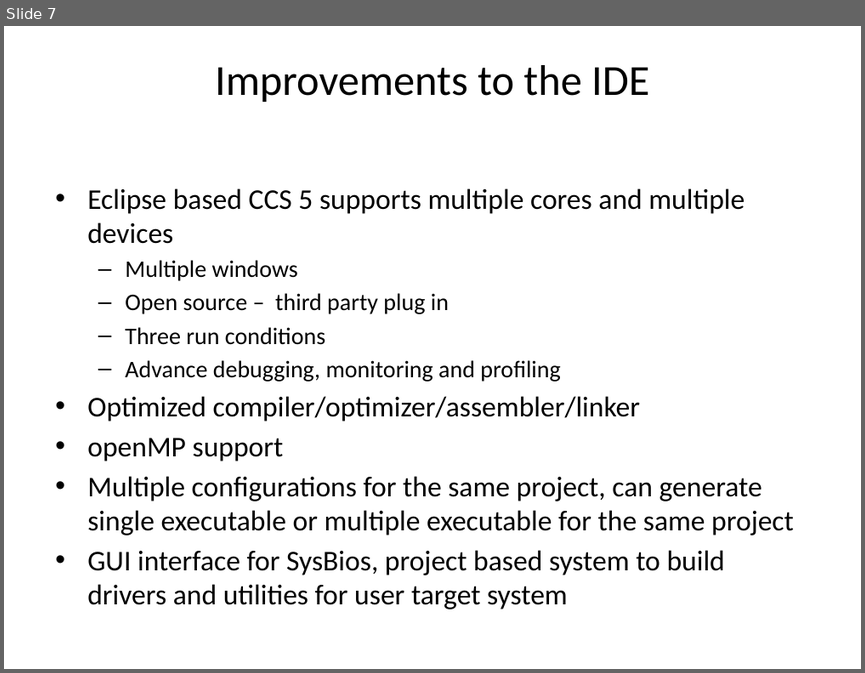
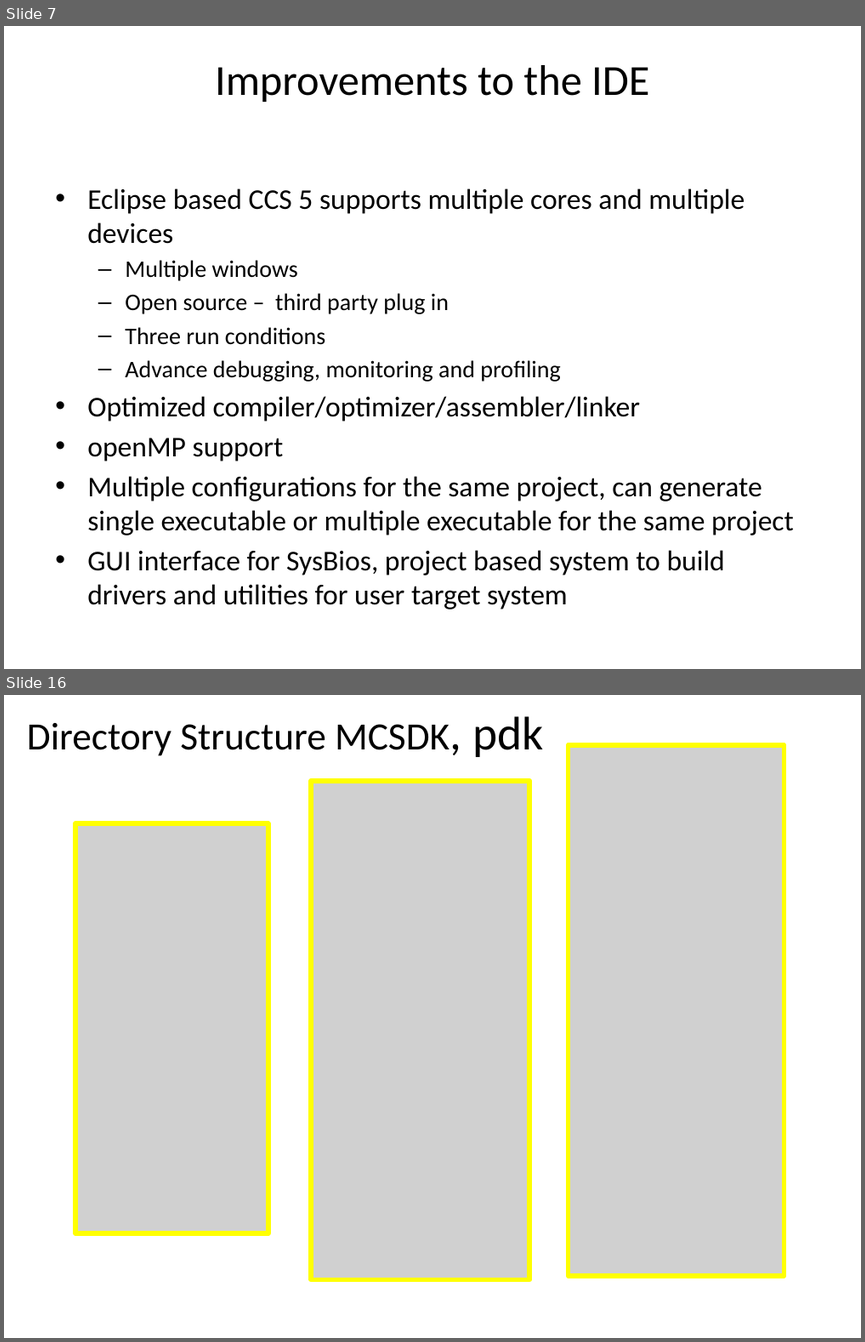
Before and after one commit to hari1989/keystone-workshop, a slide deck: preliminary/Introduction to KeyStone Software ECO.pptx. Shown one above the other, each under a label of ours: slide 7 before the commit, slides 7 and 16 after it; the slides between them are not shown. The pictures are 865x673 and 865x1342 pixels, drawn with LibreOffice and Linux fonts; fonts in the diff are those of the drawing; grey boxes stand for pictures. Boxes give left, top, right and bottom in pixels: in the first picture for what was removed or moved away, otherwise in the second. Text is boxed around its words. In the diff, an @@ line names an element or a change of style, - is before the commit and + after.

```diff
--- a/preliminary/Introduction to KeyStone Software ECO.pptx
+++ b/preliminary/Introduction to KeyStone Software ECO.pptx
@@ slide 16 added at <box>4,695,861,1338</box>, background #FFFFFF @@
@@ title added at <box>27,716,543,757</box>, 32.4 pt, text #000000 @@
+Directory Structure MCSDK, pdk
@@ picture added at <box>568,745,783,1276</box> @@
@@ rectangle added at <box>568,744,783,1275</box>, outline #FFFF00 4 pt @@
@@ picture added at <box>311,782,529,1277</box> @@
@@ rectangle added at <box>311,781,529,1279</box>, outline #FFFF00 4 pt @@
@@ picture added at <box>75,824,268,1233</box> @@
@@ rectangle added at <box>75,823,268,1233</box>, outline #FFFF00 4 pt @@
```
Also in this commit, not shown: 1 slide changed, 10 other slides added, 1 slide removed.
